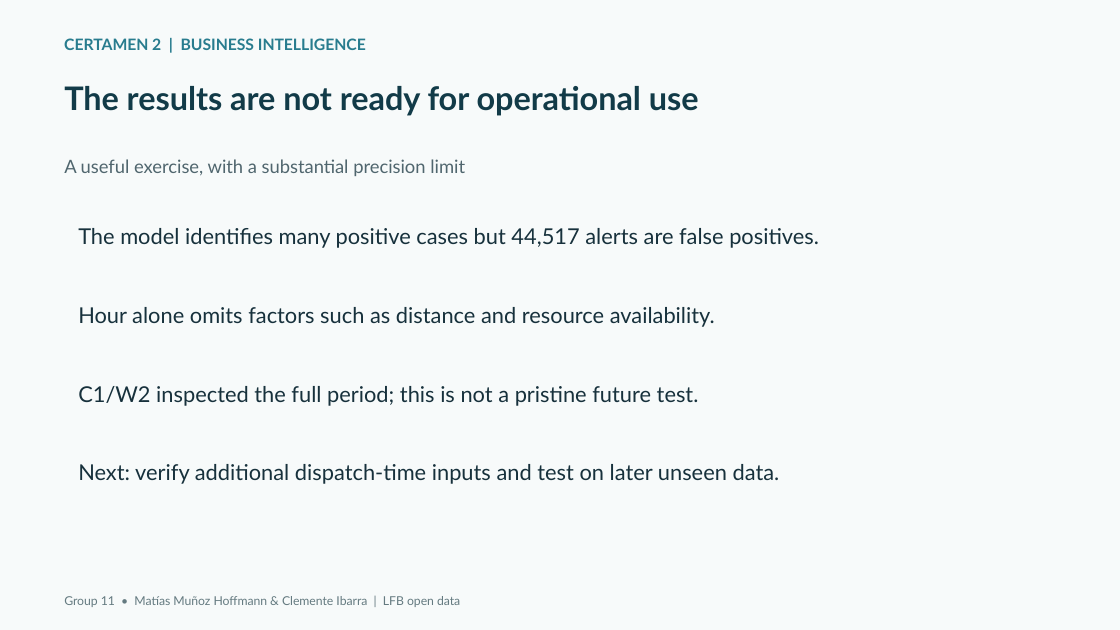
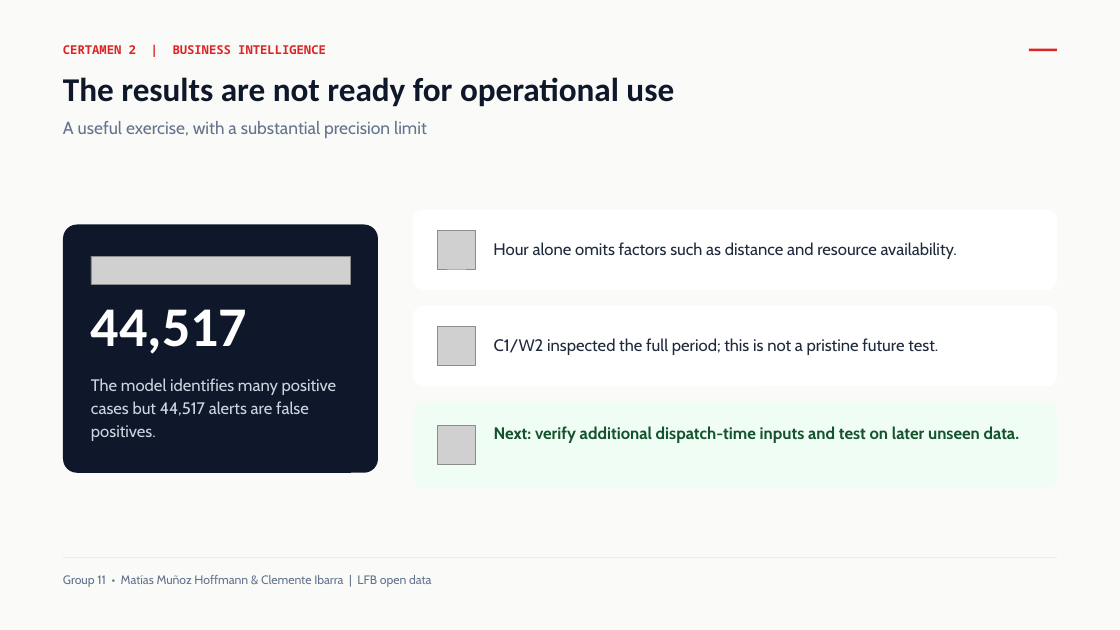
Before and after one commit to matiasudd/lfb-business-intelligence, a slide deck: slide 6 of outputs/c2/C2_Presentation.pptx. Drawn at 1120x630 pixels with LibreOffice and Linux fonts; fonts in the diff are those of the drawing; grey boxes stand for pictures; background and template pictures are left out. Boxes give left, top, right and bottom in pixels: in the first picture for what was removed or moved away, otherwise in the second. Text is boxed around its words. In the diff, an @@ line names an element or a change of style, - is before the commit and + after.

```diff
--- a/outputs/c2/C2_Presentation.pptx
+++ b/outputs/c2/C2_Presentation.pptx
@@ background #F7FAFA to #FAFAF9 @@
@@ text "CERTAMEN 2 | BUSINESS INTELLIGENCE": place and size @@
-text "CERTAMEN 2 | BUSINESS INTELLIGENCE" at (64,38,366,50)
+text "CERTAMEN 2 | BUSINESS INTELLIGENCE" at (63,45,326,54)
@@ text "CERTAMEN 2 | BUSINESS INTELLIGENCE" at (63,45,326,54): size 13.5 to 10.5 pt, font Lato to Noto Sans Mono, text colour #287C8E to #DC2626 @@
@@ rectangle added at (1029,49,1057,51), fill #DC2626 @@
@@ text "The results are not ready ...": place and size @@
-text "The results are not ready ..." at (64,86,699,116)
+text "The results are not ready ..." at (63,77,674,107)
@@ text "The results are not ready ..." at (63,77,674,107): size 27.8 to 28.5 pt, font Lato to Calibri, text colour #123B48 to #0F172A @@
@@ text "A useful exercise, with a ...": place and size @@
-text "A useful exercise, with a ..." at (64,159,465,176)
+text "A useful exercise, with a ..." at (63,121,427,138)
@@ text "A useful exercise, with a ..." at (63,121,427,138): size 15.8 to 15 pt, font Lato to Cabin, text colour #50666E to #64748B @@
@@ rounded rectangle added at (413,209,1058,290), fill #FFFFFF @@
@@ rounded rectangle added at (63,224,378,473), fill #0F172A @@
@@ picture added at (438,230,476,269) @@
@@ text "Hour alone omits factors such ...": place and size @@
-text "Hour alone omits factors such ..." at (78,307,715,327)
+text "Hour alone omits factors such ..." at (493,242,957,259)
@@ text "Hour alone omits factors such ..." at (493,242,957,259): size 18.8 to 14.2 pt, font Lato to Cabin, text colour #17313C to #1E293B @@
@@ picture added at (91,256,350,284) @@
@@ text added at (91,309,247,354), 48 pt, text #FFFFFF, bold @@
+44,517
@@ rounded rectangle added at (413,306,1058,386), fill #FFFFFF @@
@@ picture added at (438,327,476,365) @@
@@ text "C1/W2 inspected the full period; ..." at (494,338,938,355): size 18.8 to 14.2 pt, font Lato to Cabin, text colour #17313C to #1E293B @@
@@ text "C1/W2 inspected the full period; ...": place and size @@
-text "C1/W2 inspected the full period; ..." at (78,386,699,406)
+text "C1/W2 inspected the full period; ..." at (494,338,938,355)
@@ text "The model identifies many positive ...": place and size @@
-text "The model identifies many positive ..." at (78,228,819,248)
+text "The model identifies many positive ..." at (91,378,337,441)
@@ text "The model identifies many positive ..." at (91,378,337,441): size 18.8 to 14.2 pt, font Lato to Cabin, text colour #17313C to #CBD5E1; line spacing 1 to 19.9pt @@
@@ rounded rectangle added at (413,402,1058,488), fill #F0FDF4 @@
@@ picture added at (438,426,476,465) @@
@@ text "Next: verify additional dispatch-time inputs ...": place and size @@
-text "Next: verify additional dispatch-time inputs ..." at (78,464,780,484)
+text "Next: verify additional dispatch-time inputs ..." at (494,426,1020,443)
@@ text "Next: verify additional dispatch-time inputs ..." at (494,426,1020,443): size 18.8 to 14.2 pt, font Lato to Cabin, text colour #17313C to #14532D, bold on @@
@@ text "Group 11 • Matías Muñoz ...": place and size @@
-text "Group 11 • Matías Muñoz ..." at (64,596,460,607)
+text "Group 11 • Matías Muñoz ..." at (63,575,431,587)
@@ text "Group 11 • Matías Muñoz ..." at (63,575,431,587): font Lato to Cabin, text colour #647A80 to #64748B @@
```
Also in this commit, not shown: 6 other slides changed, 1 other file.
